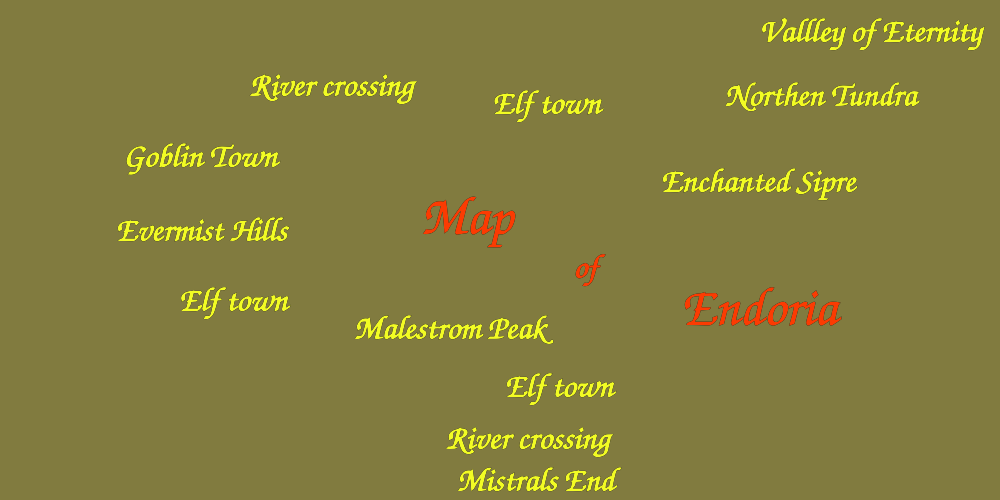
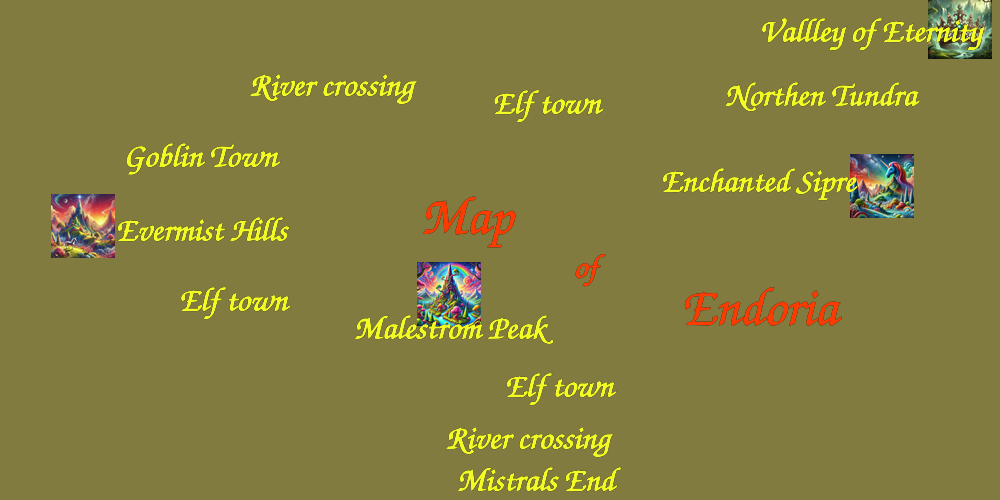
Before/after of a 1000x500 layered artwork. What changed in the layer stack:
added layer "Layer 11(pasted)" above "Layer 10(pasted)" over (928, 0, 992, 59)
added layer "Layer 10(pasted)" above "Layer 9(pasted)" over (51, 194, 115, 258)
added layer "Layer 9(pasted)" above "Layer 8(pasted)" over (850, 154, 914, 218)
added layer "Layer 8(pasted)" above "Layer 1" over (417, 262, 481, 326)
painted on "Background" over (51, 0, 992, 326)
